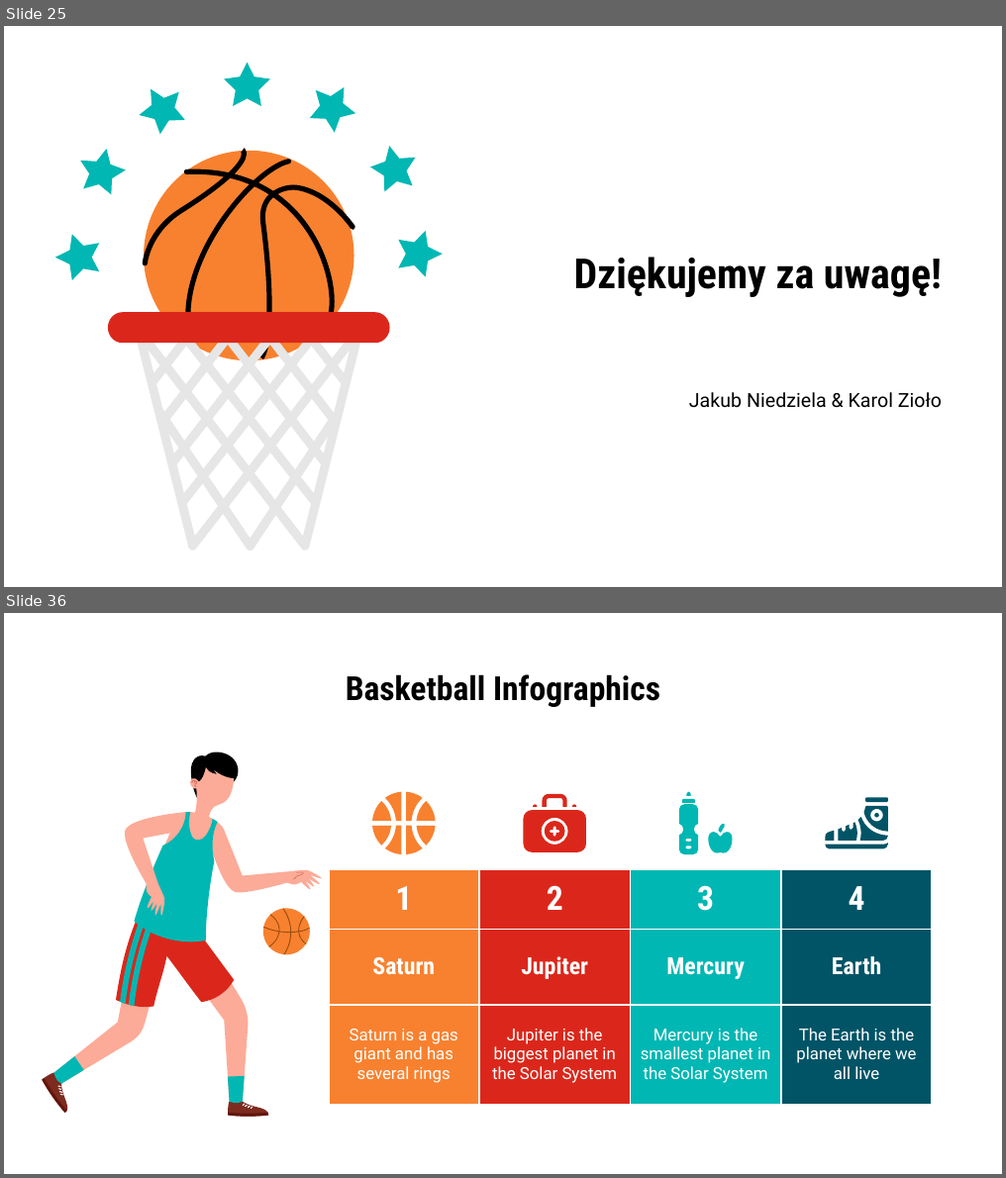
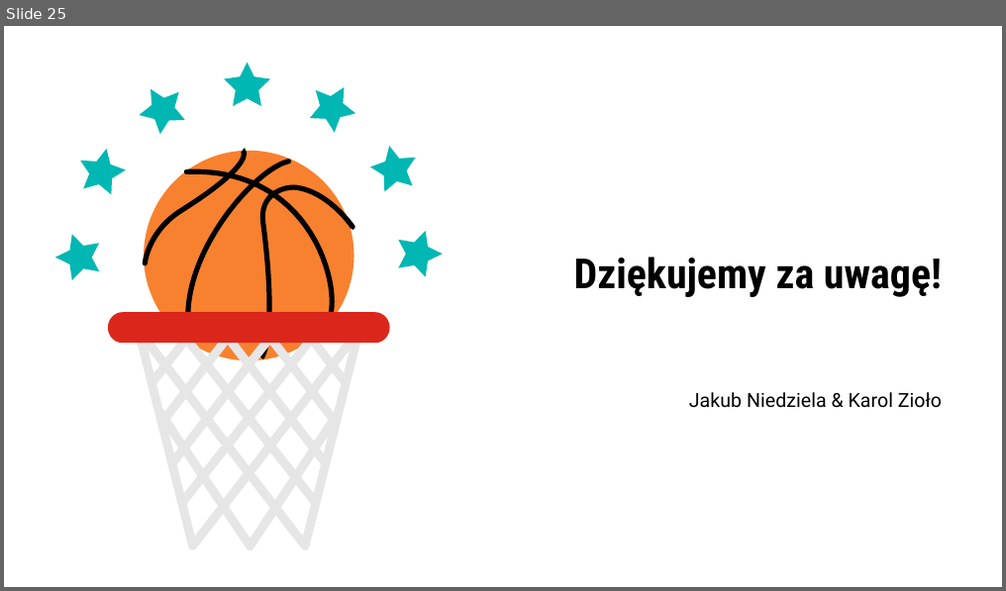
Before and after one commit to dukekush/AW, a slide deck: Prezentacja_AW.pptx. Shown one above the other, each under a label of ours: slides 25 and 36 before the commit, slide 25 after it; the slides between them are not shown. The pictures are 1006x1178 and 1006x591 pixels, drawn with LibreOffice and Linux fonts; fonts in the diff are those of the drawing. Boxes give left, top, right and bottom in pixels: in the first picture for what was removed or moved away, otherwise in the second. Text is boxed around its words. In the diff, an @@ line names an element or a change of style, - is before the commit and + after.

```diff
--- a/Prezentacja_AW.pptx
+++ b/Prezentacja_AW.pptx
@@ slide 36 removed at (4,613,1002,1174), background #FFFFFF @@
@@ title removed at (346,674,660,707) @@
-Basketball Infographics
@@ group removed at (826,797,888,849): 7 freeform shapes @@
@@ group removed at (372,791,435,855): 8 freeform shapes @@
@@ group removed at (523,793,586,853): 5 freeform shapes @@
@@ group removed at (678,791,733,855): 5 freeform shapes @@
@@ table removed at (329,869,931,1174), 3 rows, 4 columns @@
-1 | 2 | 3 | 4
-Saturn | Jupiter | Mercury | Earth
-Saturn is a gas giant and has several rings | Jupiter is the biggest planet in the Solar System | Mercury is the smallest planet in the Solar System | The Earth is the planet where we all live
@@ group removed at (42,750,323,1118): 34 freeform shapes @@
```
Also in this commit, not shown: 30 other slides removed, 1 other file.
